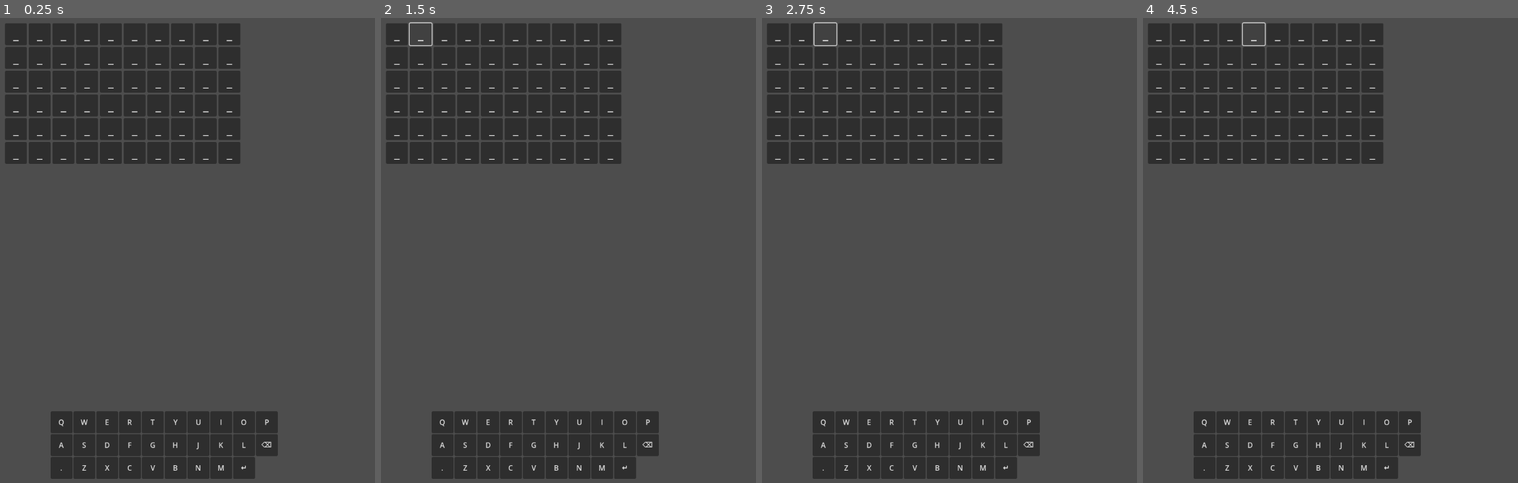
Above: before the commit, frames 1-4 (left to right).
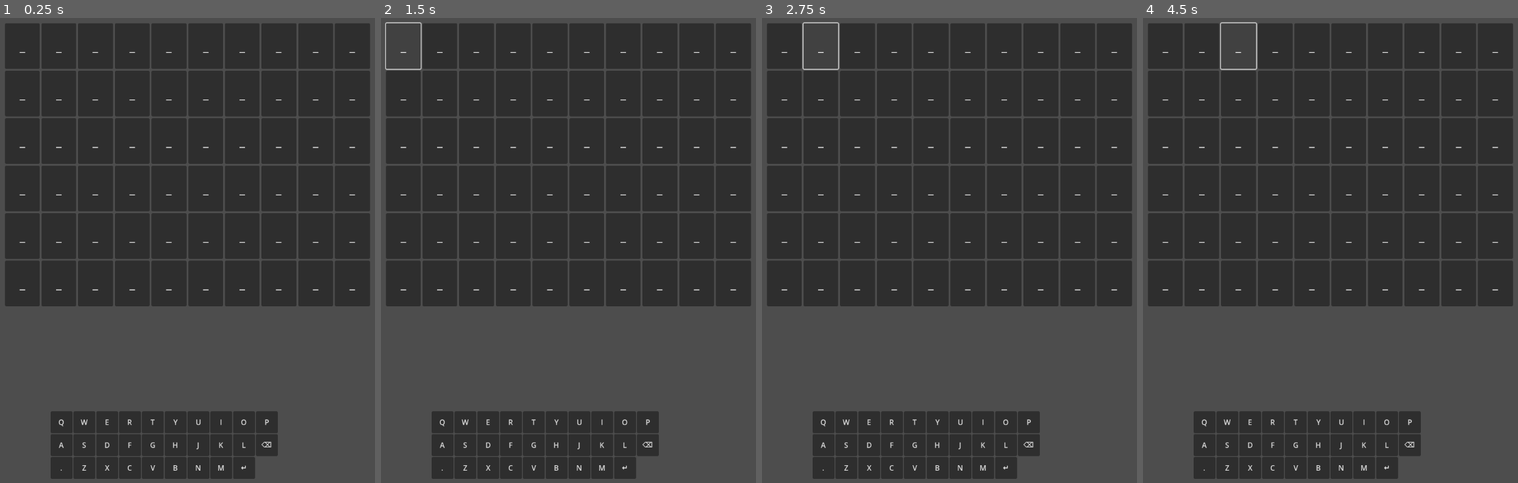
Above: after the commit, the same moments.

Repository: Pitrified/worble
Game: Godot game, scene res://game_board.tscn
The game is run twice, just before and just after one commit, with the same random seed, the same clock (stepped at 60 frames per second) and the same inputs.
Inputs:
- Up to frame 1 (0.25 s): no input
- Up to frame 2 (1.5 s): click "_" at 0.5 s; click "_" at 1.25 s
- Up to frame 3 (2.75 s): click "_" at 2 s
- Up to frame 4 (4.5 s): click "_" at 2.75 s; click "_" at 3.5 s; click "_" at 4.25 s

The runs differ from the first frame. In frame 1, 39% of the frame differs, in the area x 1-99%, y 1-63%; in frame 2, 39%, in the area x 1-99%, y 0-63%; in frame 3, 39%; in frame 4, 39%.

Commit message:
Make the guesses grow horizontally

Diff:
--- a/game_board.tscn
+++ b/game_board.tscn
@@ -16,12 +16,11 @@
 [node name="Guesses" parent="." instance=ExtResource("1_s4id6")]
 layout_mode = 1
 anchors_preset = -1
-anchor_right = 1.0
+anchor_bottom = 0.0
 offset_left = 50.0
 offset_top = 100.0
 offset_right = -50.0
 offset_bottom = 900.0
-grow_horizontal = 2
 
 [node name="Keyboard" parent="." instance=ExtResource("2_wuigj")]
 layout_mode = 1
--- a/guess.tscn
+++ b/guess.tscn
@@ -3,6 +3,6 @@
 [ext_resource type="Script" path="res://guess.gd" id="1_gfjv0"]
 
 [node name="Guess" type="HBoxContainer"]
-offset_right = 40.0
-offset_bottom = 40.0
+size_flags_horizontal = 3
+alignment = 2
 script = ExtResource("1_gfjv0")
--- a/guess_letter.tscn
+++ b/guess_letter.tscn
@@ -3,9 +3,10 @@
 [ext_resource type="Script" path="res://guess_letter.gd" id="1_klx2s"]
 
 [node name="GuessLetter" type="Button"]
-custom_minimum_size = Vector2(48, 48)
+custom_minimum_size = Vector2(50, 100)
 offset_right = 48.0
 offset_bottom = 48.0
+size_flags_horizontal = 3
 theme_override_font_sizes/font_size = 28
 text = "_"
 script = ExtResource("1_klx2s")
--- a/guesses.tscn
+++ b/guesses.tscn
@@ -3,6 +3,10 @@
 [ext_resource type="Script" path="res://guesses.gd" id="1_2oxu1"]
 
 [node name="Guesses" type="VBoxContainer"]
-offset_right = 40.0
-offset_bottom = 40.0
+anchors_preset = 15
+anchor_right = 1.0
+anchor_bottom = 1.0
+grow_horizontal = 2
+grow_vertical = 2
+size_flags_horizontal = 3
 script = ExtResource("1_2oxu1")
